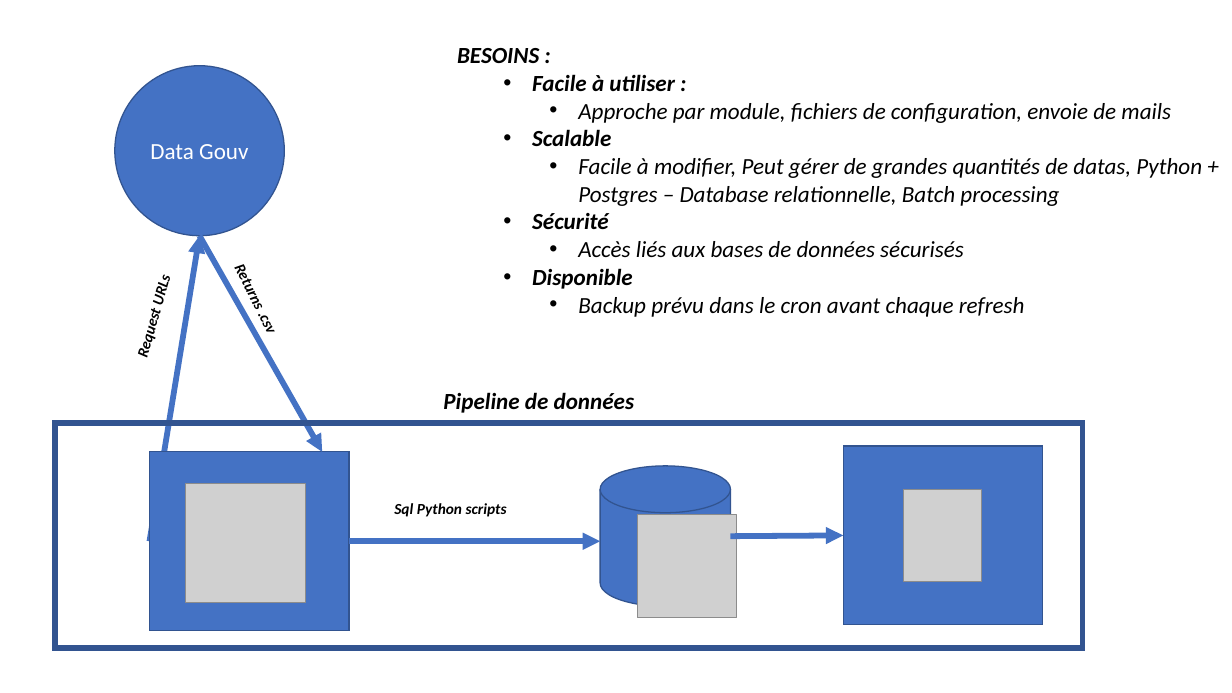
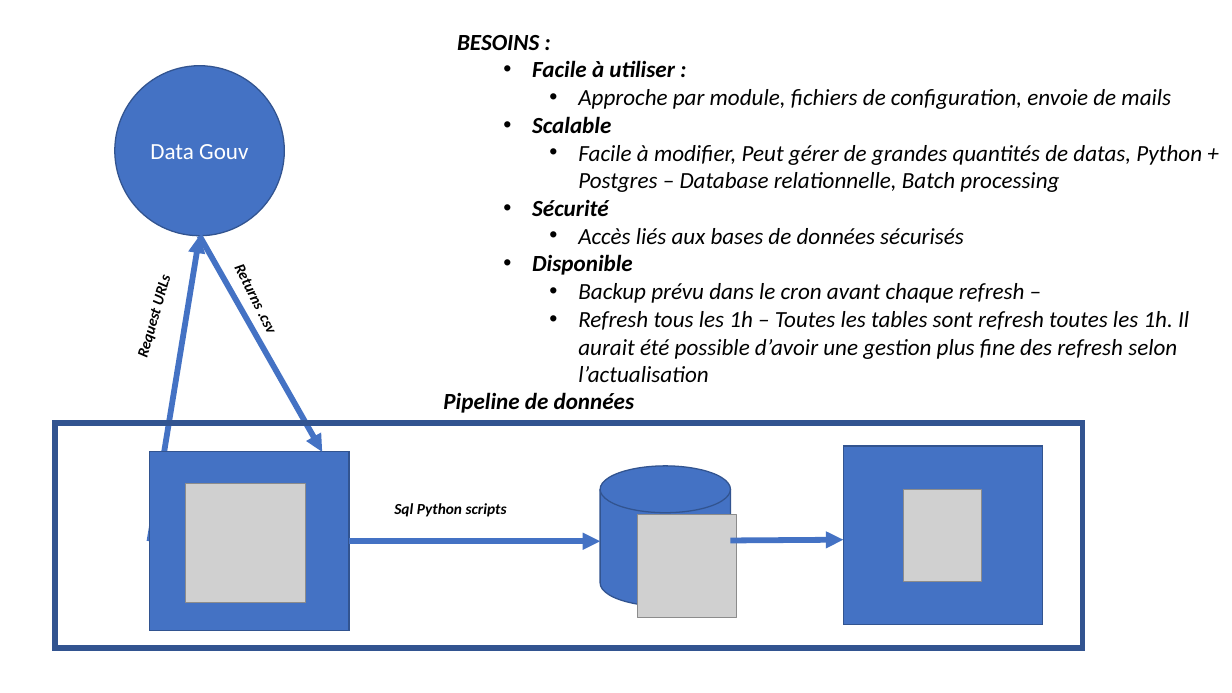
Before and after one commit to antoinersw/data-pipeline, a slide deck: slide 5 of présentation.pptx. Drawn at 1232x693 pixels with LibreOffice and Linux fonts; fonts in the diff are those of the drawing; grey boxes stand for pictures. Boxes give left, top, right and bottom in pixels: in the first picture for what was removed or moved away, otherwise in the second. Text is boxed around its words. In the diff, an @@ line names an element or a change of style, - is before the commit and + after.

```diff
--- a/présentation.pptx
+++ b/présentation.pptx
@@ text "BESOINS :": place and size @@
-text "BESOINS :" at bbox=[457, 48, 1202, 317]
+text "BESOINS :" at bbox=[457, 35, 1202, 382]
@@ text at bbox=[578, 283, 1189, 382]: text changed @@
-    • Backup prévu dans le cron avant chaque refresh
+    • Backup prévu dans le cron avant chaque refresh –
+    • Refresh tous les 1h – Toutes les tables sont refresh toutes les 1h. Il aurait été possible d’avoir une gestion plus fine des refresh selon l’actualisation
@@ arrow moved from (731, 536) - (844, 535) to (731, 541) - (844, 540) @@
```
Also in this commit, not shown: 2 other slides changed, 2 slides added, 5 other files.
